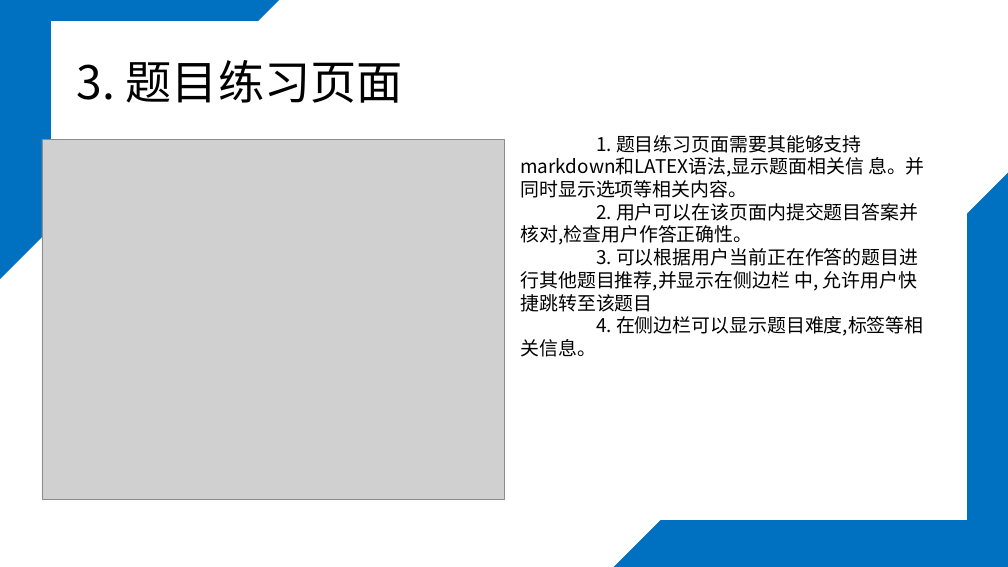
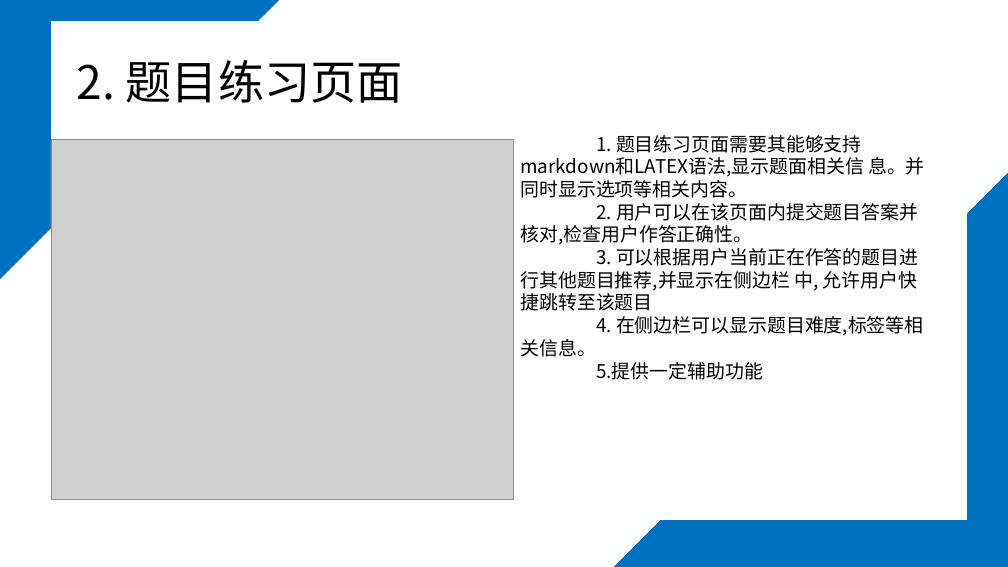
Before and after one commit to zhizhizhiwang/study_project-2024, a slide deck: slide 8 of 课题.pptx (slide 9 before the commit). Drawn at 1008x567 pixels with LibreOffice and Linux fonts; fonts in the diff are those of the drawing; grey boxes stand for pictures. Boxes give left, top, right and bottom in pixels: in the first picture for what was removed or moved away, otherwise in the second. Text is boxed around its words. In the diff, an @@ line names an element or a change of style, - is before the commit and + after.

```diff
--- a/课题.pptx
+++ b/课题.pptx
@@ title at [77,60,403,103]: text changed @@
-3. 题目练习页面
+2. 题目练习页面
@@ picture: place and size @@
-picture at [42,140,504,500]
+picture at [51,140,513,500]
@@ text at [596,362,763,380]: paragraph added @@
+5.提供一定辅助功能
```
Also in this commit, not shown: 8 other slides changed, 1 slide added, 3 slides removed.
